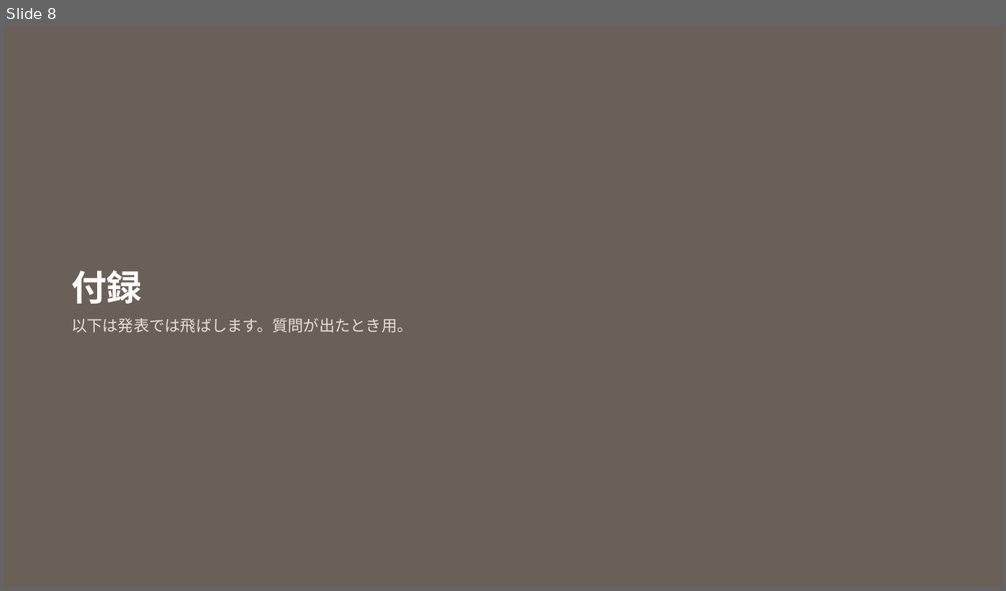
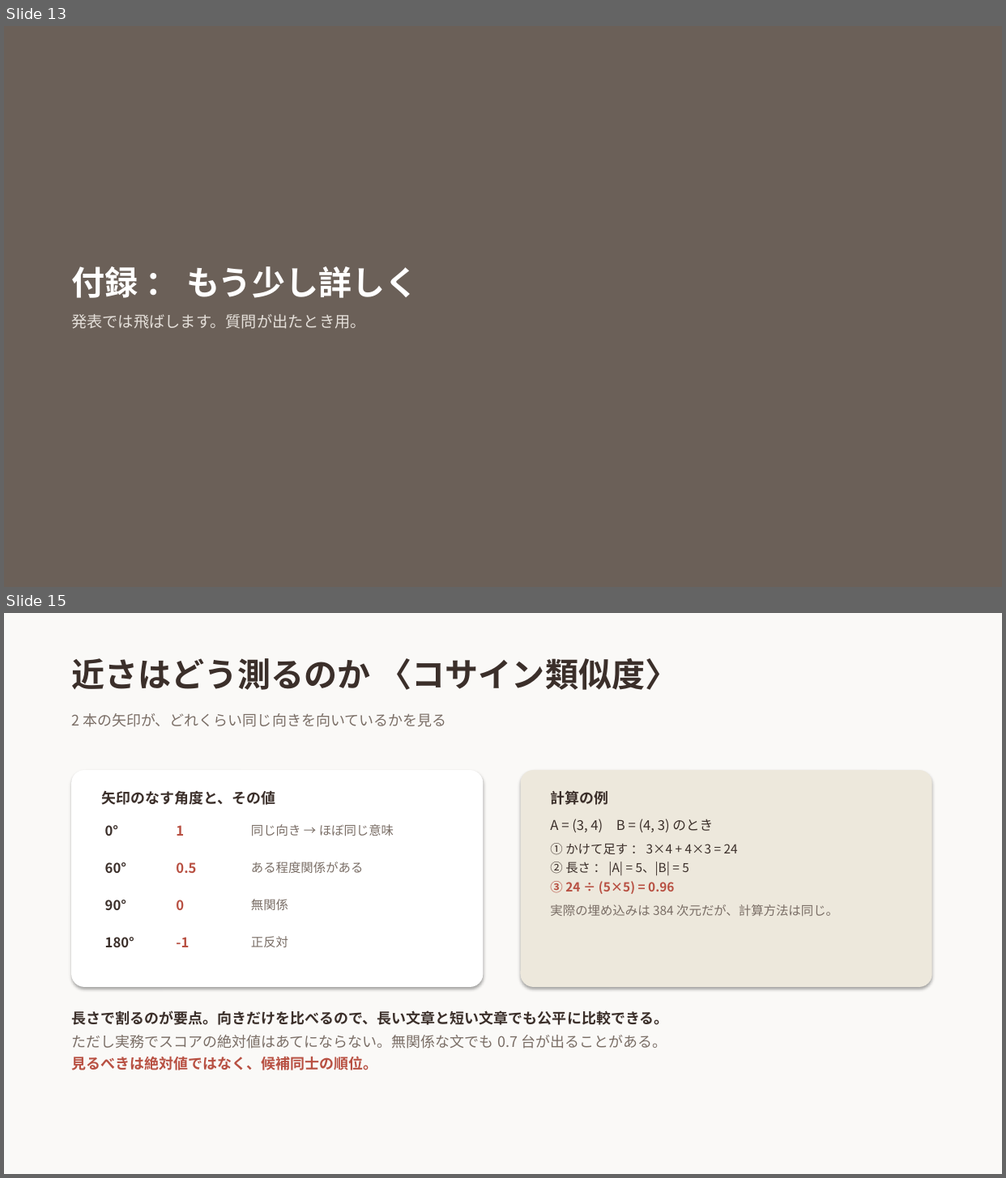
Before and after one commit to 20061111adg-debug/rag-workshop, a slide deck: docs/RAGとは.pptx. Shown one above the other, each under a label of ours: slide 8 before the commit, slides 13 and 15 after it; the slides between them are not shown. The pictures are 1006x591 and 1006x1178 pixels, drawn with LibreOffice and Linux fonts; fonts in the diff are those of the drawing. Boxes give left, top, right and bottom in pixels: in the first picture for what was removed or moved away, otherwise in the second. Text is boxed around its words. In the diff, an @@ line names an element or a change of style, - is before the commit and + after.

Commit message:
スライドを RAG の説明だけに再構成し、HTML版を削除する
「RAGとは何か」という題に対して、中身の半分が本プロジェクトの検証結果になっていた。
題と内容が合っていないため、説明だけに絞って組み直した。

本編12枚 ＋ 付録4枚。
名前の分解から始め、なぜ必要か、ファインチューニングとの違い、
AIは検索していない、技術要素6つ、①〜⑥の各工程、まとめ、という順序。
埋め込みの深掘り3枚は付録に回した。

まとめは「社内に入れるなら」という説明していない話になっていたため、
話した内容を振り返る形に作り直した。

HTML版は削除した。pptx と同じ内容を手で二重管理する必要があり、
実際に一度、片方だけ修正して食い違う事故が起きたため。
GitHub 上では HTML が表示されないので共有用としても機能しない。

```diff
--- a/docs/RAGとは.pptx
+++ b/docs/RAGとは.pptx
@@ slide 15 added at [4,613,1002,1174], background #FAF9F7 @@
@@ text added at [71,658,678,690], 32 pt, text #3B2F2A, bold @@
+近さはどう測るのか 〈コサイン類似度〉
@@ text added at [71,713,446,727], 14 pt, text #7A6E66 @@
+2 本の矢印が、どれくらい同じ向きを向いているかを見る
@@ rounded rectangle added at [71,770,484,987], fill #FFFFFF @@
@@ rounded rectangle added at [521,770,932,987], fill #EDE8DC @@
@@ text added at [101,790,275,805], 14 pt, text #3B2F2A, bold @@
+矢印のなす角度と、その値
@@ text added at [550,790,838,916], 12 pt, text #3B2F2A @@
+計算の例
+A = (3, 4) B = (4, 3) のとき
+① かけて足す ： 3×4 + 4×3 = 24
+② 長さ ： |A| = 5、|B| = 5
+③ 24 ÷ (5×5) = 0.96
+実際の埋め込みは 384 次元だが、計算方法は同じ。
@@ text added at [105,825,119,836], 13 pt, text #3B2F2A, bold @@
+0°
@@ text added at [176,825,184,836], 13 pt, text #B85042, bold @@
+1
@@ text added at [251,824,394,836], 12 pt, text #7A6E66 @@
+同じ向き → ほぼ同じ意味
@@ text added at [105,862,126,873], 13 pt, text #3B2F2A, bold @@
+60°
@@ text added at [176,862,196,873], 13 pt, text #B85042, bold @@
+0.5
@@ text added at [251,862,364,873], 12 pt, text #7A6E66 @@
+ある程度関係がある
@@ text added at [105,900,126,910], 13 pt, text #3B2F2A, bold @@
+90°
@@ text added at [176,900,184,910], 13 pt, text #B85042, bold @@
+0
@@ text added at [251,899,288,910], 12 pt, text #7A6E66 @@
+無関係
@@ text added at [105,937,134,948], 13 pt, text #3B2F2A, bold @@
+180°
@@ text added at [176,937,189,948], 13 pt, text #B85042, bold @@
+-1
@@ text added at [251,936,288,948], 12 pt, text #7A6E66 @@
+正反対
@@ text added at [71,1011,669,1071], 14 pt, text #7A6E66, bold @@
+長さで割るのが要点。向きだけを比べるので、長い文章と短い文章でも公平に比較できる。
+ただし実務でスコアの絶対値はあてにならない。無関係な文でも 0.7 台が出ることがある。
+見るべきは絶対値ではなく、候補同士の順位。
@@ what was slide 8 is now slide 13 @@
@@ slide 13 changed as well @@
@@ text at [71,267,419,329]: text changed @@
-付録
-以下は発表では飛ばします。質問が出たとき用。
+付録 ： もう少し詳しく
+発表では飛ばします。質問が出たとき用。
```
Also in this commit, not shown: 4 other slides changed, 10 other slides added, 5 slides removed, 1 other file.
